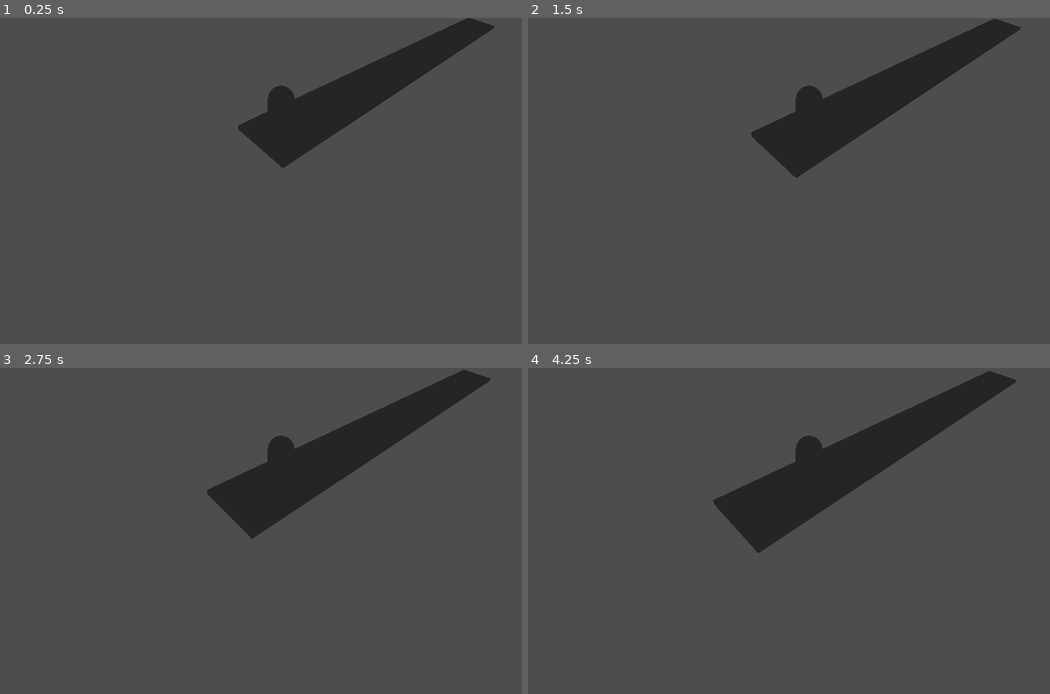
Above: before the commit, frames 1-4 (two rows, left to right).
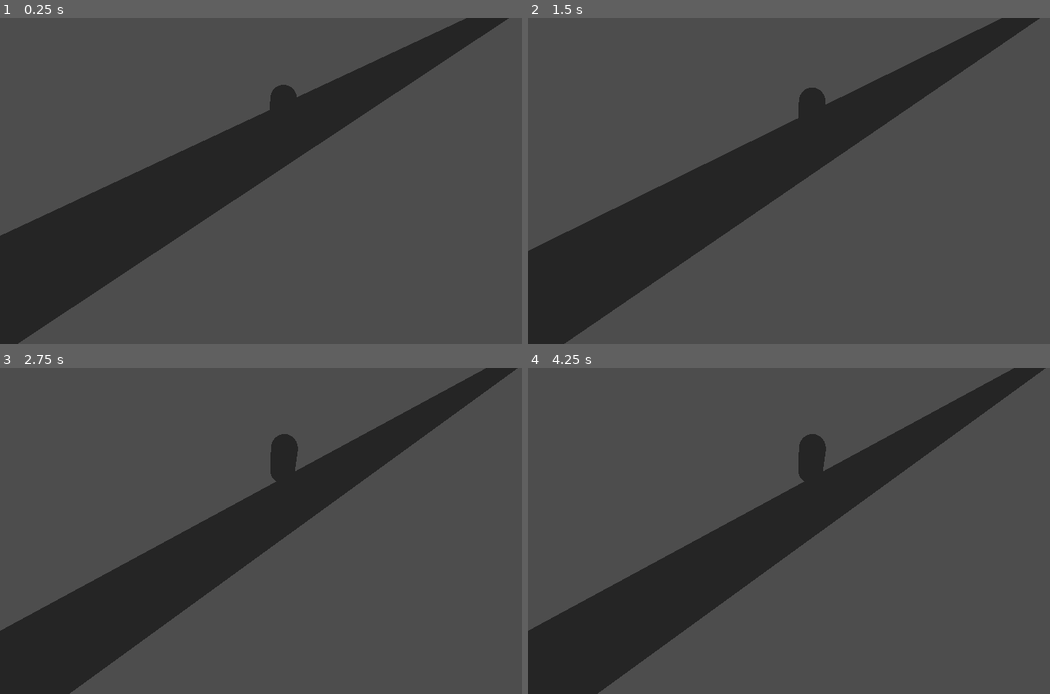
Above: after the commit, the same moments.

Repository: pmdevita/RuzgarRuesCars
Game: Godot game, scene res://resources/game.tscn
The game is run twice, just before and just after one commit, with the same random seed, the same clock (stepped at 60 frames per second) and the same inputs.
Inputs:
- Up to frame 1 (0.25 s): no input
- Up to frame 2 (1.5 s): tap Enter at 0.5 s; hold Space (game_jump, bound only after the commit) 0.53-1.28 s; tap Space (game_jump, bound only after the commit) at 1.35 s
- Up to frame 3 (2.75 s): tap Space (game_jump, bound only after the commit) at 1.52, 1.82 s; hold Space (game_jump, bound only after the commit) from 2.03 s (still down)
- Up to frame 4 (4.25 s): release Space (game_jump, bound only after the commit) at 2.78 s; tap Space (game_jump, bound only after the commit) at 2.85, 3.02, 3.32 s; hold Space (game_jump, bound only after the commit) from 3.53 s (still down)

The runs differ from the first frame. In frame 1, 15% of the frame differs, in the area x 0-98%, y 0-100%; in frame 2, 15%; in frame 3, 17%, in the area x 0-100%, y 0-100%; in frame 4, 17%.

Commit message:
Ruzgar schmooves on down main street

Diff:
--- a/project.godot
+++ b/project.godot
@@ -14,3 +14,12 @@
 run/main_scene="res://resources/game.tscn"
 config/features=PackedStringArray("4.0", "Forward Plus")
 config/icon="res://icon.svg"
+
+[input]
+
+game_jump={
+"deadzone": 0.5,
+"events": [Object(InputEventKey,"resource_local_to_scene":false,"resource_name":"","device":-1,"window_id":0,"alt_pressed":false,"shift_pressed":false,"ctrl_pressed":false,"meta_pressed":false,"pressed":false,"keycode":0,"physical_keycode":32,"key_label":0,"unicode":32,"echo":false,"script":null)
+, Object(InputEventJoypadButton,"resource_local_to_scene":false,"resource_name":"","device":-1,"button_index":0,"pressure":0.0,"pressed":false,"script":null)
+]
+}
--- a/resources/game.tscn
+++ b/resources/game.tscn
@@ -16,7 +16,8 @@
 [node name="Node3D" type="Node3D"]
 
 [node name="CSGBox3D" type="CSGBox3D" parent="."]
-size = Vector3(31.0401, 0.244888, 2.84039)
+use_collision = true
+size = Vector3(568.746, 0.244888, 2.84039)
 
 [node name="CarEnemy" parent="." instance=ExtResource("1_jto1n")]
 
@@ -29,9 +30,10 @@
 [node name="Play" type="Node" parent="GameManager/StateManager"]
 
 [node name="Ruzgar" type="CharacterBody3D" parent="."]
-transform = Transform3D(1, 0, 0, 0, 1, 0, 0, 0, 1, -14.61, 1.15578, 0)
+transform = Transform3D(1, 0, 0, 0, 1, 0, 0, 0, 1, 4.67466, 1.156, 0)
 script = ExtResource("2_6c77o")
-base_speed = 0.01
+base_speed = 10.0
+jump_force = 20
 
 [node name="MeshInstance3D" type="MeshInstance3D" parent="Ruzgar"]
 mesh = SubResource("CapsuleMesh_inu45")
--- a/resources/ruzgar.gd
+++ b/resources/ruzgar.gd
@@ -2,6 +2,8 @@
 
 var isRunning = true
 @export var base_speed = 0.25
+@export var jump_force = 9
+
 
 # Called when the node enters the scene tree for the first time.
 func _ready():
@@ -13,6 +15,14 @@
 	pass
 
 func _physics_process(delta):
-	global_position.x += base_speed
+	var newVel = Vector3(base_speed, -9, 0)
+	if Input.is_action_pressed("game_jump") and is_on_floor():
+		velocity.y = jump_force
+		newVel.y += jump_force
+
+	velocity = velocity.lerp(newVel, 0.1)
+
+	print(global_position)
 	if isRunning:
 		move_and_slide()
+	global_position.y = max(global_position.y, -2)
